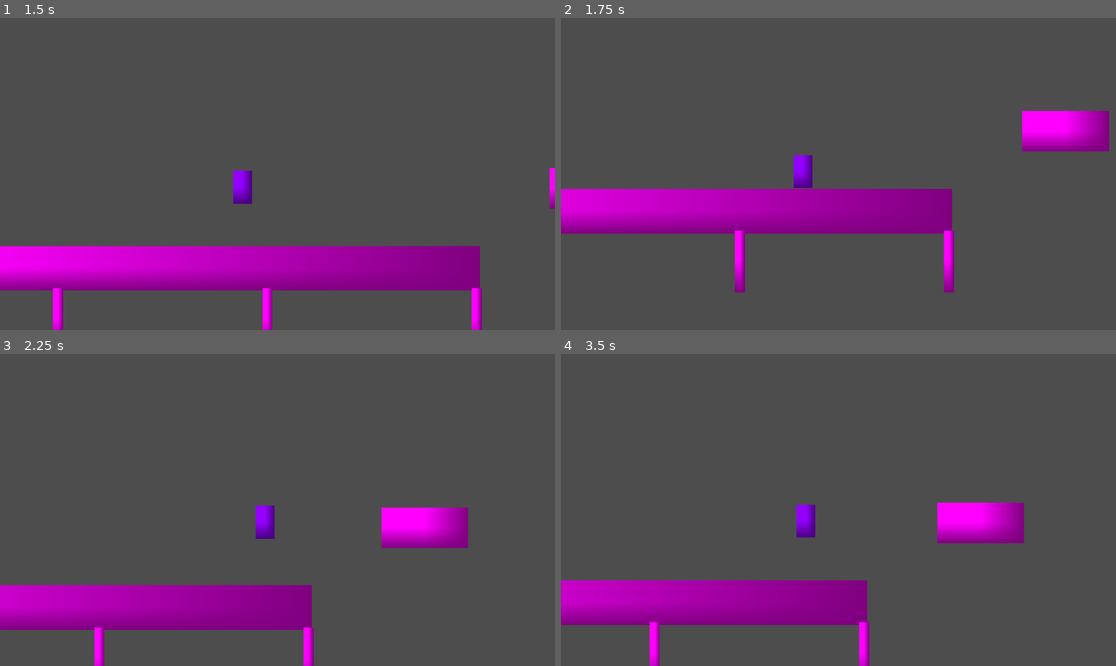
Above: before the commit, frames 1-4 (two rows, left to right).
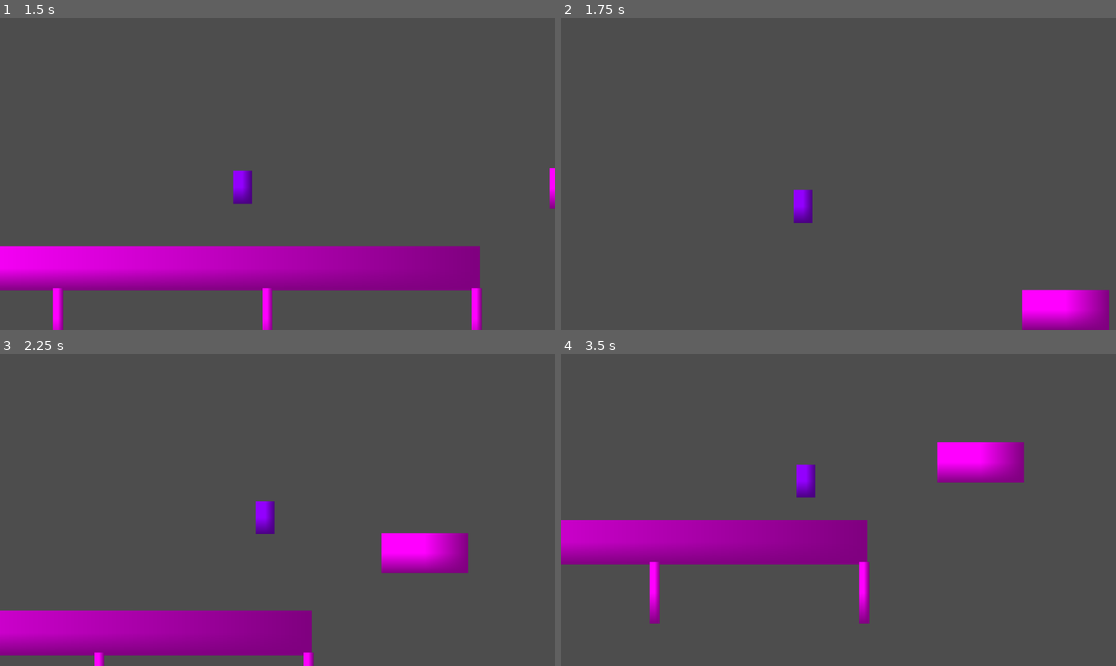
Above: after the commit, the same moments.

Repository: sharwenn-dev/cerulean_eclipse
Game: Godot game, scene res://scenes/test_world.tscn
Two runs of this game, one before a commit and one after it. Both use one fixed random seed, a clock stepped at 60 frames per second and the inputs below.
Inputs:
- Up to frame 1 (1.5 s): tap Enter (ui_accept) at 0.5, 1.35 s; hold Enter (ui_accept) 0.53-1.28 s; hold D (ui_right) from 0.53 s (still down)
- Up to frame 2 (1.75 s): keep holding D (ui_right); tap Enter (ui_accept) at 1.52 s
- Up to frame 3 (2.25 s): tap Enter (ui_accept) at 1.82 s; release D (ui_right) at 2.03 s; hold A (ui_left) from 2.03 s (still down); hold Enter (ui_accept) from 2.03 s (still down)
- Up to frame 4 (3.5 s): release A (ui_left) at 2.78 s; release Enter (ui_accept) at 2.78 s; hold D (ui_right) from 2.78 s (still down); tap Enter (ui_accept) at 2.85, 3.02, 3.32 s

Frame 1 is identical in both runs. In frame 2, 15% of the frame differs, in the area x 0-99%, y 29-100%; in frame 3, 14%; in frame 4, 21%, in the area x 0-84%, y 28-100%.

Commit message:
11//17/2025 Double jump

Diff:
--- a/entities/player.gd
+++ b/entities/player.gd
@@ -2,6 +2,7 @@
 
 const MAX_SPEED: float = 300.0
 const JUMP_VELOCITY: float = -350.0
+const DOUBLE_JUMP_VELOCITY: float = -750.0
 const AERIAL_ACCELERATION: float = 1200.0
 const TURN_ACCELERATION: float = 3500.0
 const ACCELERATION: float = 2500.0
@@ -19,7 +20,7 @@
 var added_coyote_time: float = 0.09
 var jump_timer: float = 0.0
 var max_jump_hold: float = 0.2
-
+var has_double_jumped
 var is_jumping: bool = false
 var has_jumped: bool = false
 
@@ -79,6 +80,14 @@
 	has_jumped = true
 	jump_timer = 0.0
 	jump_buffer = 0.0
+
+func do_double_jump():
+	set_state(States.JUMPING)
+	velocity.y = DOUBLE_JUMP_VELOCITY
+	is_jumping = true
+	has_double_jumped = true
+	jump_timer = 0.0
+	jump_buffer = 0.0
 	# horizontal momentum is handled by air acceleration code (no instant spike)
 
 func _physics_process(delta: float) -> void:
@@ -114,8 +123,12 @@
 		if velocity.y < 0:
 			# Only apply variable jump force WHILE ASCENDING
 			if is_jumping and Input.is_action_pressed("ui_accept") and jump_timer < max_jump_hold:
-				velocity.y += base_gravity * 0.3 * delta
-				jump_timer += delta
+				if has_double_jumped:
+					velocity.y += falling_gravity * delta
+					jump_timer += delta
+				else:
+					velocity.y += base_gravity * 0.3 * delta
+					jump_timer += delta
 			else:
 				velocity.y += falling_gravity * delta
 				is_jumping = false
@@ -127,6 +140,7 @@
 		# grounded
 		is_jumping = false
 		has_jumped = false
+		has_double_jumped = false
 		coyote_time = added_coyote_time
 
 	#Handle decreasing the jump buffer each frame
@@ -143,7 +157,9 @@
 	if jump_buffer > 0 and (is_on_floor() or coyote_time > 0) and not has_jumped:
 		do_jump()
 		coyote_time = 0.0
-
+	elif jump_buffer > 0 and (not is_on_floor() or coyote_time > 0) and has_jumped and not has_double_jumped:
+		do_double_jump()
+		coyote_time = 0.0
 	# releasing jump kills variable jump instantly
 	if Input.is_action_just_released("ui_accept"):
 		jump_timer = max_jump_hold
